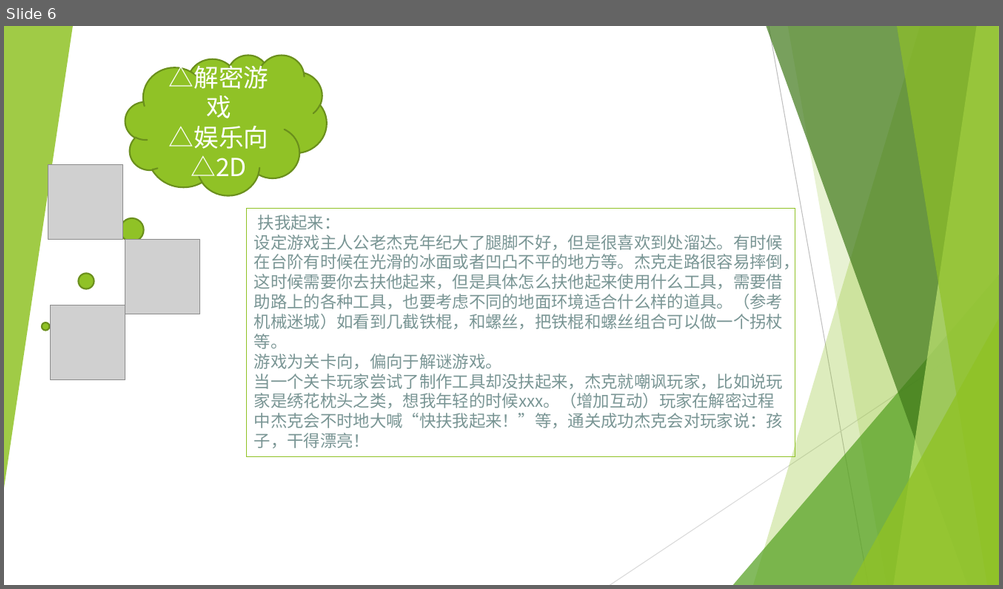
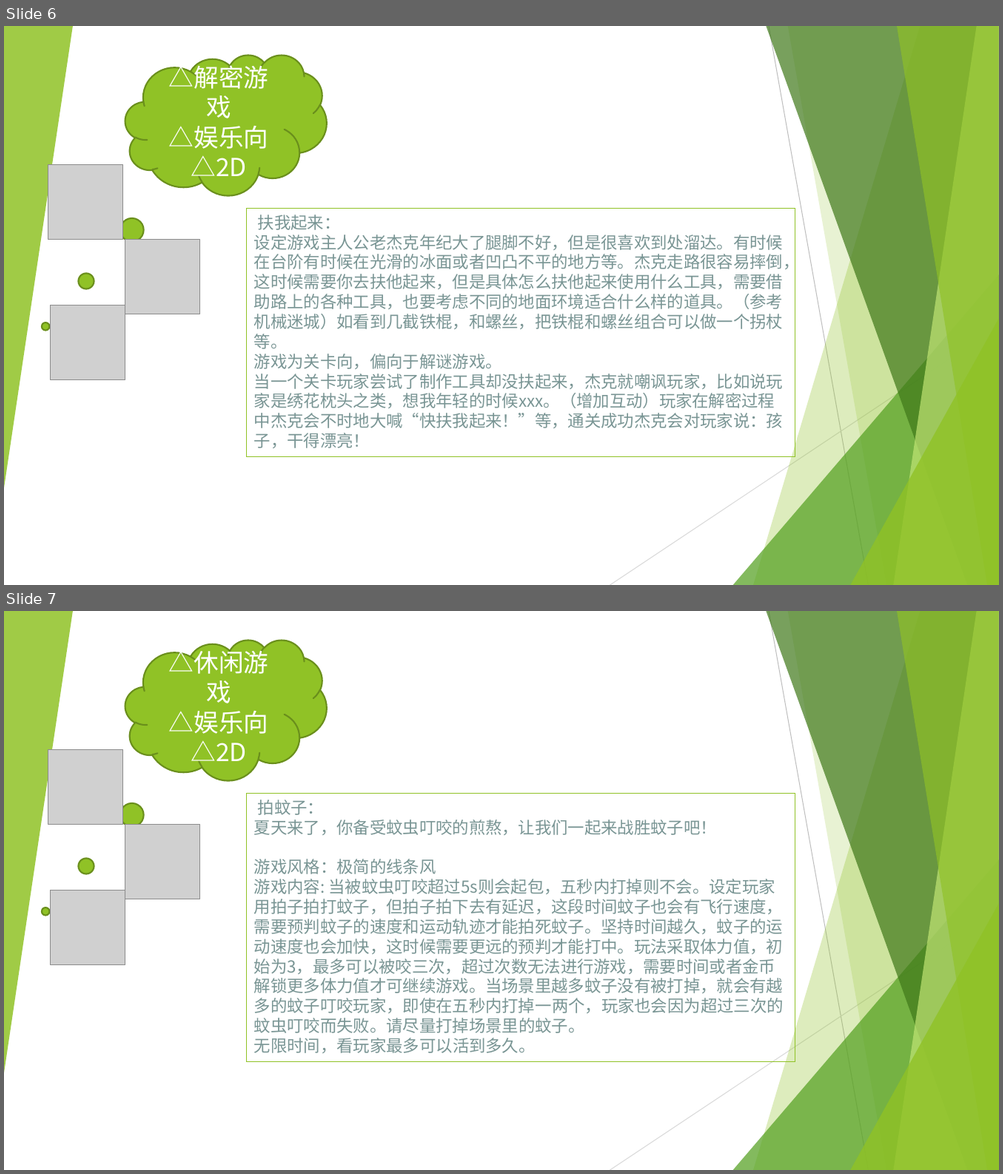
Before and after one commit to ThreePeopleGame/Death, a slide deck: Share/游戏想法_葛美玲.pptx. Shown one above the other, each under a label of ours: slide 6 before the commit, slides 6 and 7 after it. The pictures are 1003x589 and 1003x1174 pixels, drawn with LibreOffice and Linux fonts; fonts in the diff are those of the drawing; grey boxes stand for pictures. Boxes give left, top, right and bottom in pixels: in the first picture for what was removed or moved away, otherwise in the second. Text is boxed around its words. In the diff, an @@ line names an element or a change of style, - is before the commit and + after.

```diff
--- a/Share/游戏想法_葛美玲.pptx
+++ b/Share/游戏想法_葛美玲.pptx
@@ slide 7 added at (4, 611, 999, 1170), background #FFFFFF; not listed: 10 template elements that a slide beside it also shows @@
@@ thought cloud added at (125, 640, 327, 781), fill #90C226, outline #6B901C 1.5 pt, 24 pt, text #FFFFFF @@
+△休闲游戏
+△娱乐向
+△2D
@@ picture added at (48, 750, 122, 824) @@
@@ title added at (247, 794, 795, 1062), outline #90C226 0.75 pt, 16 pt, text #799594 @@
+拍蚊子：
+夏天来了，你备受蚊虫叮咬的煎熬，让我们一起来战胜蚊子吧！
+游戏风格：极简的线条风
+游戏内容: 当被蚊虫叮咬超过5s则会起包，五秒内打掉则不会。设定玩家用拍子拍打蚊子，但拍子拍下去有延迟，这段时间蚊子也会有飞行速度，需要预判蚊子的速度和运动轨迹才能拍死蚊子。坚持时间越久，蚊子的运动速度也会加快，这时候需要更远的预判才能打中。玩法采取体力值，初始为3，最多可以被咬三次，超过次数无法进行游戏，需要时间或者金币解锁更多体力值才可继续游戏。当场景里越多蚊子没有被打掉，就会有越多的蚊子叮咬玩家，即使在五秒内打掉一两个，玩家也会因为超过三次的蚊虫叮咬而失败。请尽量打掉场景里的蚊子。
+无限时间，看玩家最多可以活到多久。
@@ picture added at (125, 824, 199, 899) @@
@@ picture added at (51, 891, 125, 965) @@
```
Also in this commit, not shown: 3 other files.
